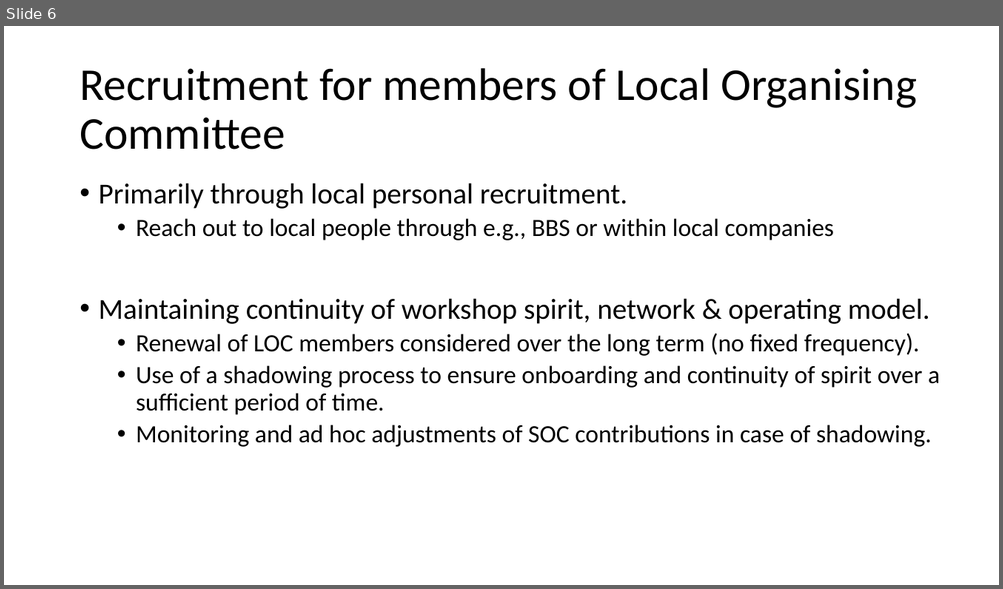
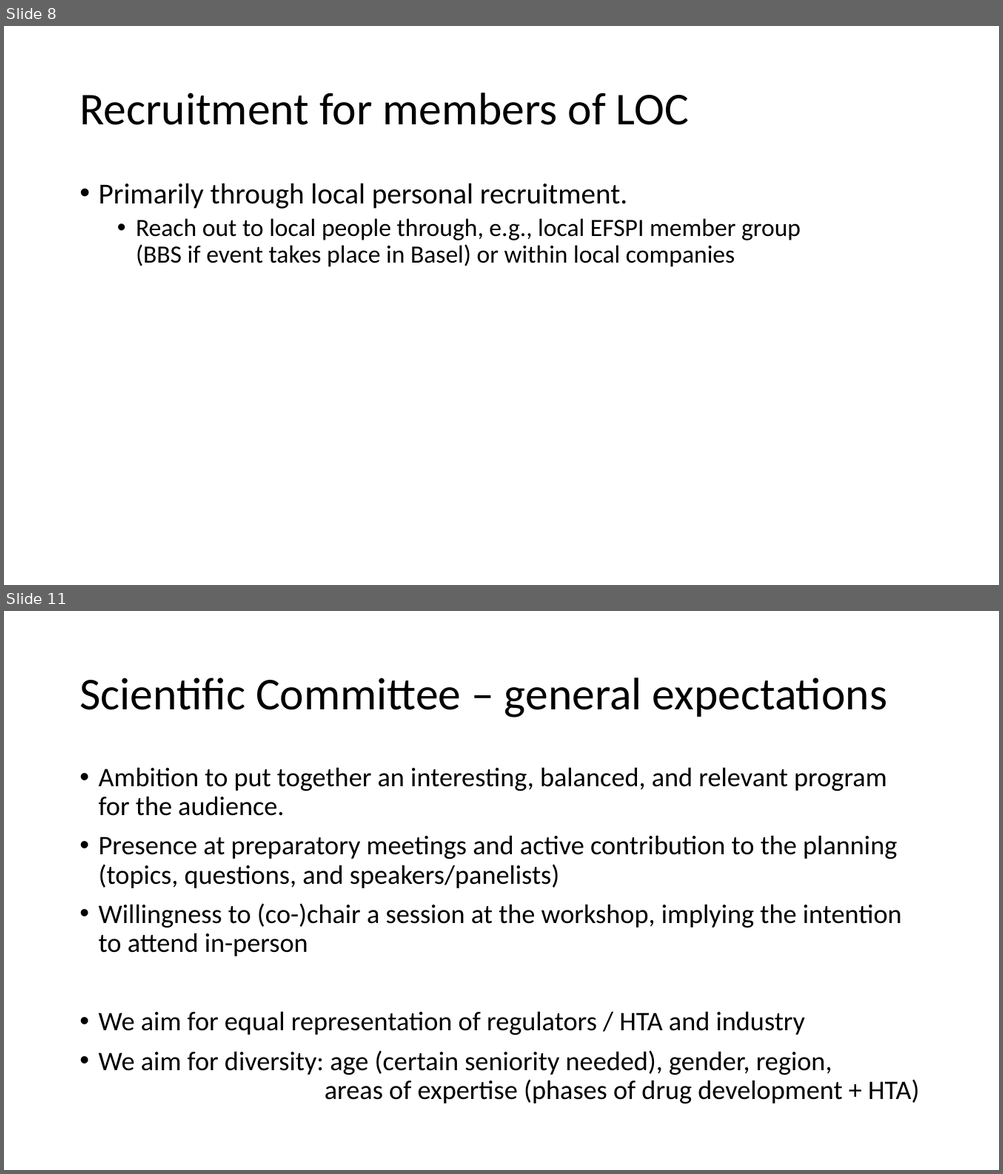
Before and after one commit to efspieurope/workshop, a slide deck: data/EFSPI_Workshop_Principles_SciCom.pptx. Shown one above the other, each under a label of ours: slide 6 before the commit, slides 8 and 11 after it; the slides between them are not shown. The pictures are 1003x589 and 1003x1174 pixels, drawn with LibreOffice and Linux fonts; fonts in the diff are those of the drawing. Boxes give left, top, right and bottom in pixels: in the first picture for what was removed or moved away, otherwise in the second. Text is boxed around its words. In the diff, an @@ line names an element or a change of style, - is before the commit and + after.

```diff
--- a/data/EFSPI_Workshop_Principles_SciCom.pptx
+++ b/data/EFSPI_Workshop_Principles_SciCom.pptx
@@ slide 11 added at bbox=[4, 611, 999, 1170], background #FFFFFF @@
@@ title added at bbox=[79, 678, 887, 718], 44 pt, text #000000 @@
+Scientific Committee – general expectations
@@ text added at bbox=[99, 767, 919, 1105], 25.9 pt, text #000000 @@
+• Ambition to put together an interesting, balanced, and relevant program for the audience.
+• Presence at preparatory meetings and active contribution to the planning (topics, questions, and speakers/panelists)
+• Willingness to (co-)chair a session at the workshop, implying the intention to attend in-person
+• We aim for equal representation of regulators / HTA and industry
+• We aim for diversity: age (certain seniority needed), gender, region,
+  areas of expertise (phases of drug development + HTA)
@@ what was slide 6 is now slide 8 @@
@@ slide 8 changed as well @@
@@ title at bbox=[79, 93, 688, 125]: text changed @@
-Recruitment for members of Local Organising Committee
+Recruitment for members of LOC
@@ text at bbox=[136, 218, 800, 267]: text changed @@
-  • Reach out to local people through e.g., BBS or within local companies
-• Maintaining continuity of workshop spirit, network & operating model.
-  • Renewal of LOC members considered over the long term (no fixed frequency).
-  • Use of a shadowing process to ensure onboarding and continuity of spirit over a sufficient period of time.
-  • Monitoring and ad hoc adjustments of SOC contributions in case of shadowing.
+  • Reach out to local people through, e.g., local EFSPI member group
+    (BBS if event takes place in Basel) or within local companies
```
Also in this commit, not shown: 5 other slides changed, 8 other slides added, 1 slide removed, 5 other files.
